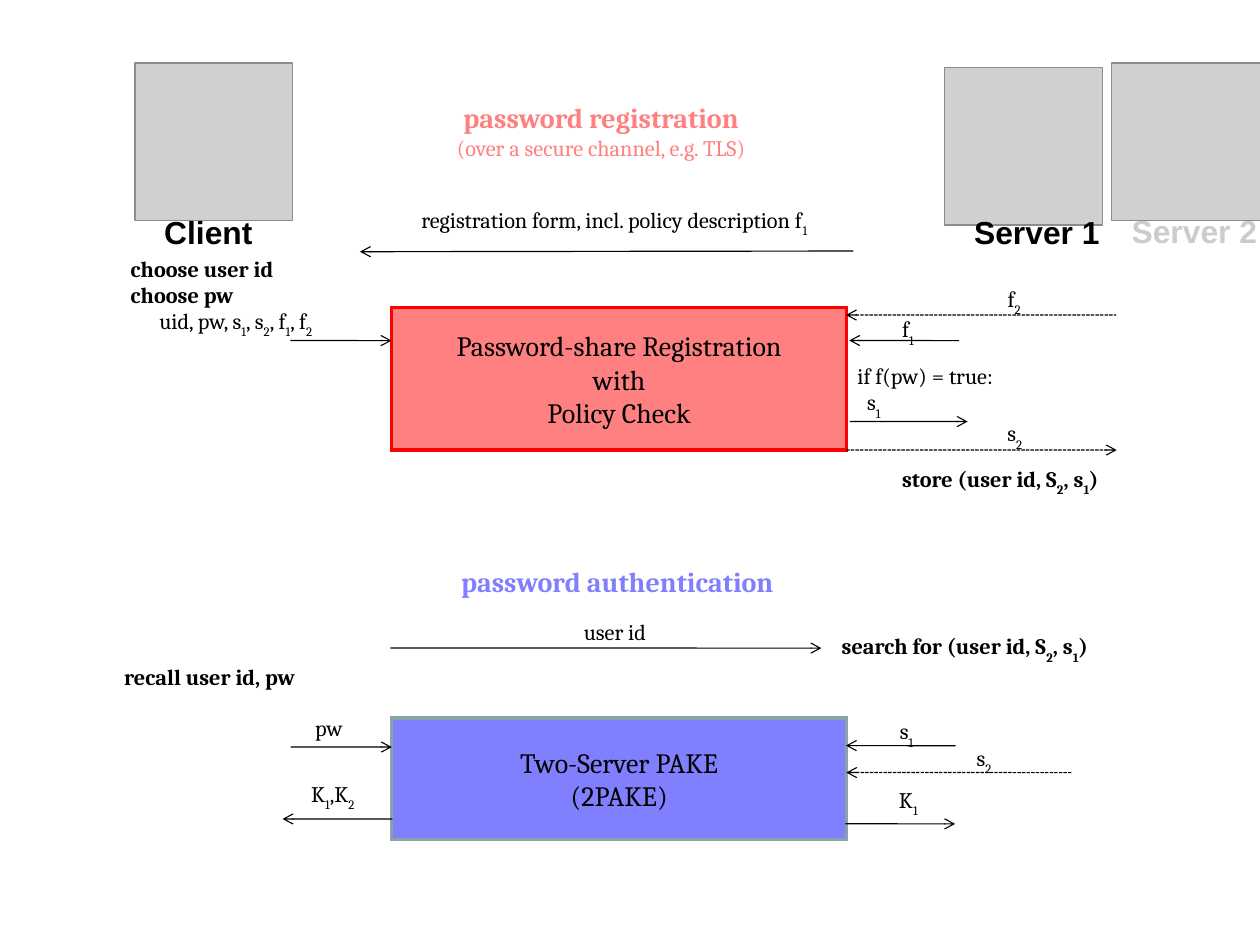
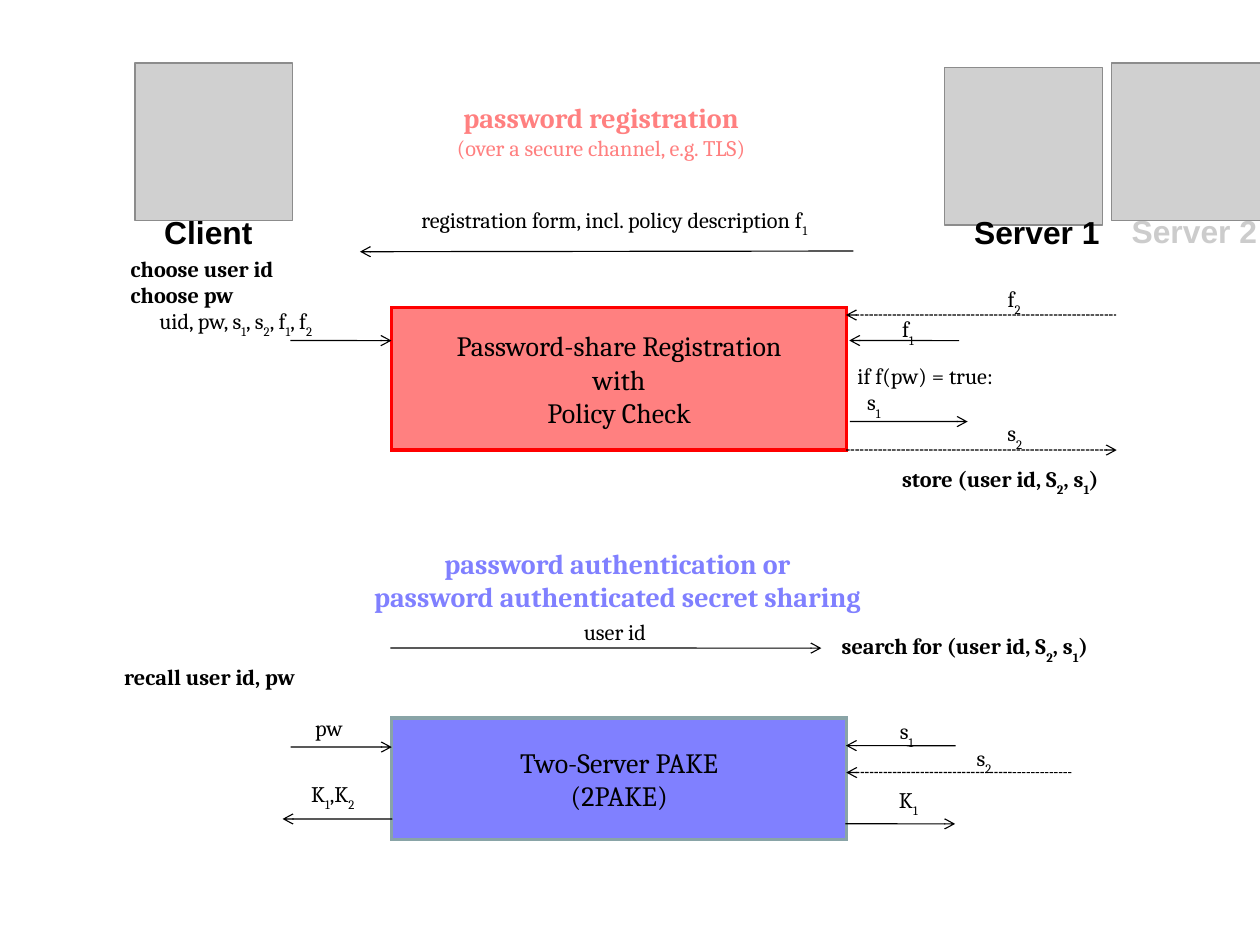
Before and after one commit to franziskuskiefer/phd-thesis, a slide deck: slide 1 of phd/slides/framework2.odp. Drawn at 1260x945 pixels with LibreOffice and Linux fonts; fonts in the diff are those of the drawing; grey boxes stand for pictures. Boxes give left, top, right and bottom in pixels: in the first picture for what was removed or moved away, otherwise in the second. Text is boxed around its words. In the diff, an @@ line names an element or a change of style, - is before the commit and + after.

```diff
--- a/phd/slides/framework2.odp
+++ b/phd/slides/framework2.odp
@@ text at [374,554,860,613]: text changed @@
-password authentication
+password authentication or
+password authenticated secret sharing
```
Also in this commit, not shown: 2 other files.
